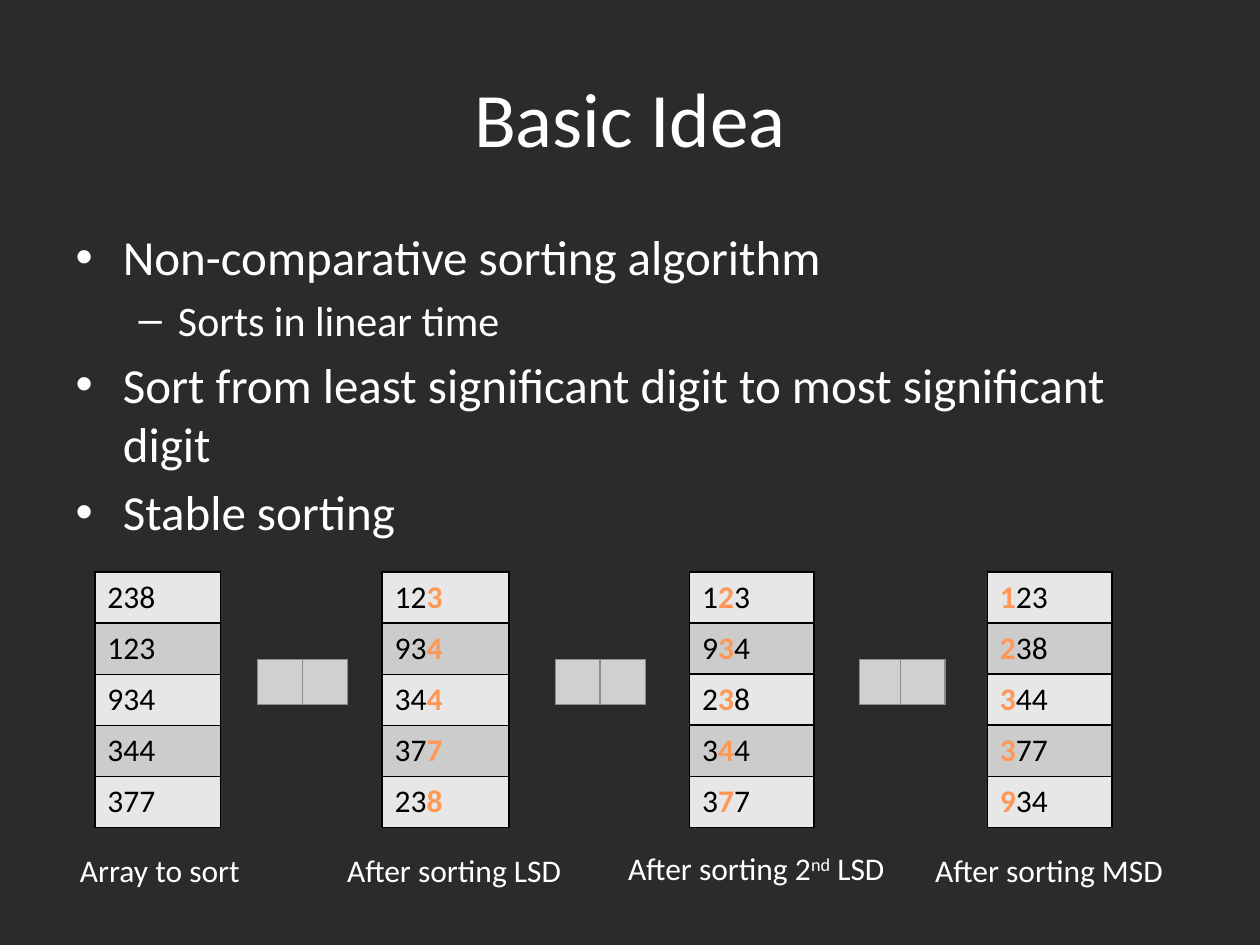
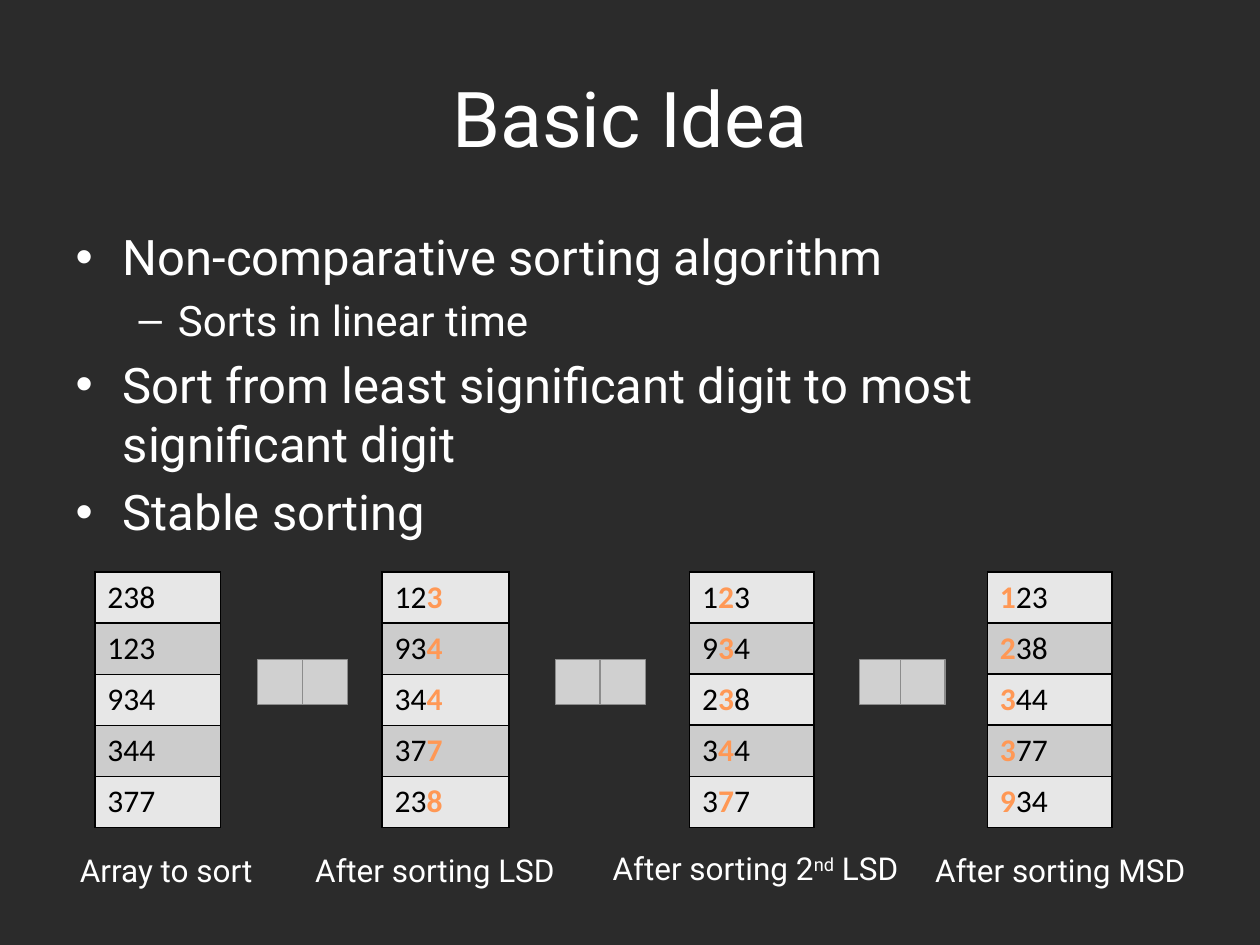
Before and after one commit to hyoshid1/project375, a slide deck: slide 2 of presentation.pptx. Drawn at 1260x945 pixels with LibreOffice and Linux fonts; fonts in the diff are those of the drawing; grey boxes stand for pictures; background and template pictures are left out; a plain dark background stands for a picture behind light text. Boxes give left, top, right and bottom in pixels: in the first picture for what was removed or moved away, otherwise in the second. Text is boxed around its words. In the diff, an @@ line names an element or a change of style, - is before the commit and + after.

```diff
--- a/presentation.pptx
+++ b/presentation.pptx
@@ font Calibri to Roboto in 6 elements at [452, 89, 807, 148], [123, 238, 972, 540], [80, 859, 252, 889], [613, 856, 898, 887], [935, 858, 1185, 889], [315, 858, 554, 889] @@
@@ text "After sorting LSD": place and size @@
-text "After sorting LSD" at [347, 860, 561, 888]
+text "After sorting LSD" at [315, 858, 554, 889]
@@ text "After sorting 2nd LSD": place and size @@
-text "After sorting 2nd LSD" at [628, 858, 884, 886]
+text "After sorting 2nd LSD" at [613, 856, 898, 887]
```
Also in this commit, not shown: 6 other slides changed, 1 other file.
